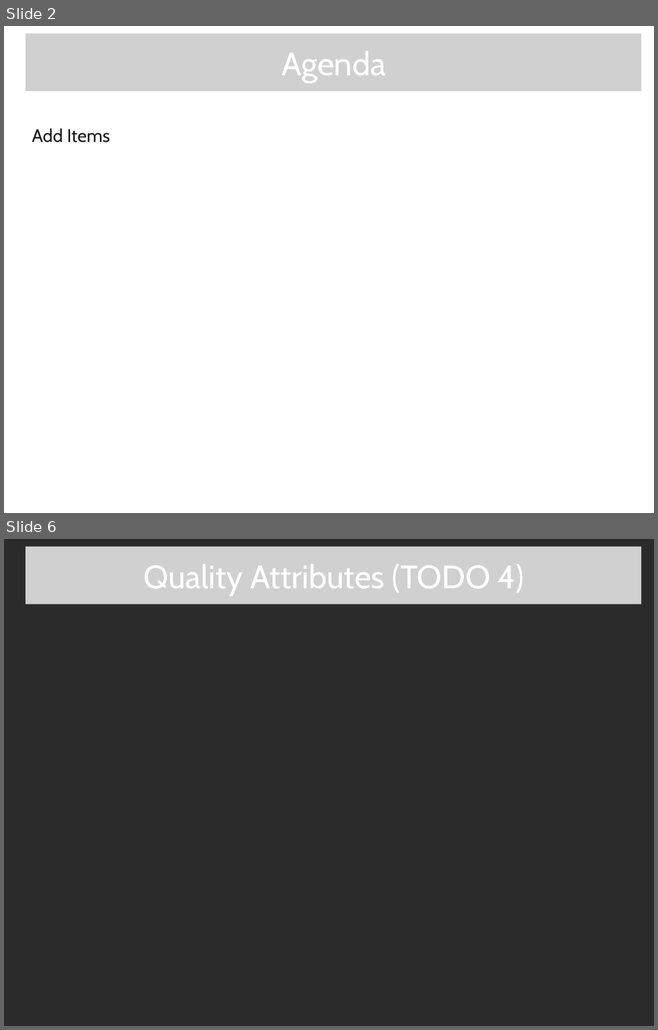
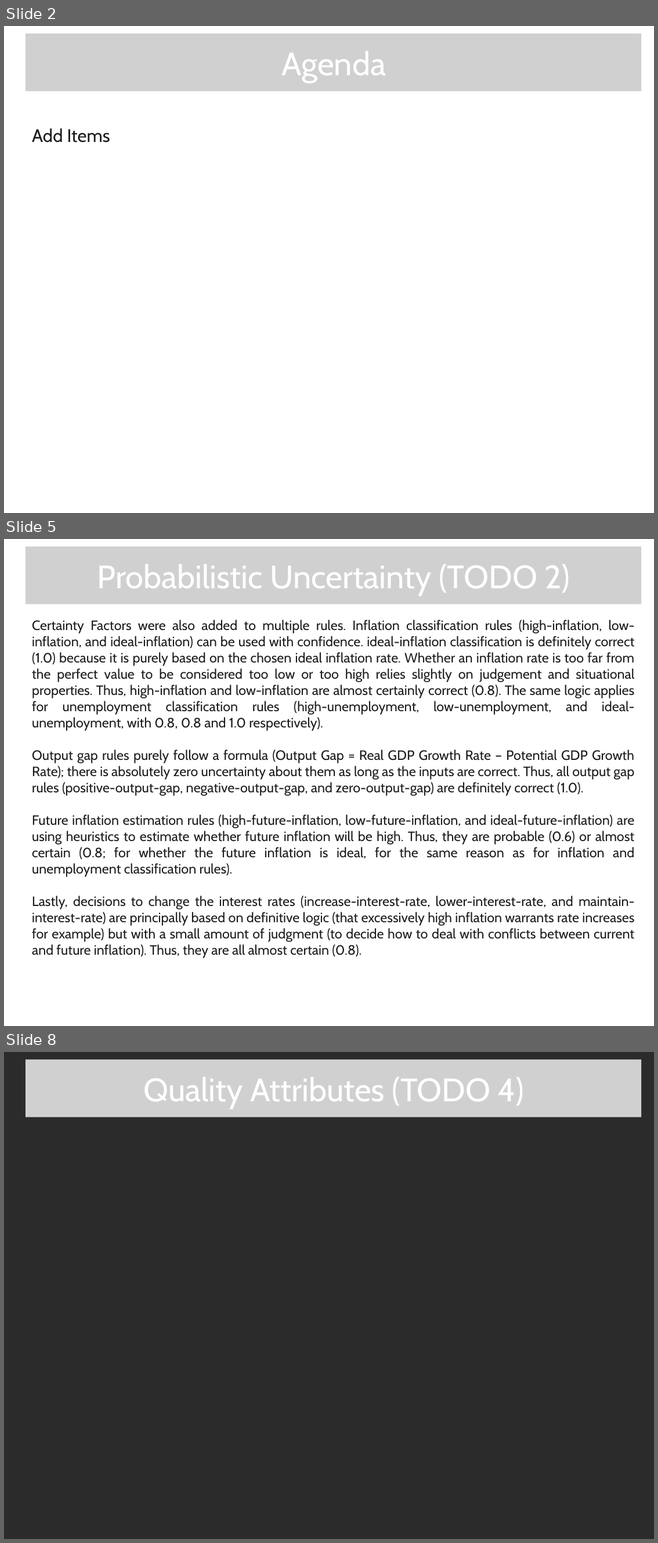
Before and after one commit to Mikachupichu/central-banking-expert-system, a slide deck: A-D2.pptx. Shown one above the other, each under a label of ours: slides 2 and 6 before the commit, slides 2, 5 and 8 after it; the slides between them are not shown. The pictures are 658x1030 and 658x1543 pixels, drawn with LibreOffice and Linux fonts; fonts in the diff are those of the drawing; grey boxes stand for pictures; background and template pictures are left out; a plain dark background stands for a picture behind light text. Boxes give left, top, right and bottom in pixels: in the first picture for what was removed or moved away, otherwise in the second. Text is boxed around its words. In the diff, an @@ line names an element or a change of style, - is before the commit and + after.

Commit message:
TODO 3

```diff
--- a/A-D2.pptx
+++ b/A-D2.pptx
@@ slide 5 added at [4,539,654,1026], background picture (left out) @@
@@ picture added at [25,546,641,604] @@
@@ text added at [97,564,570,595], 36 pt, text #FFFFFF @@
+Probabilistic Uncertainty (TODO 2)
@@ text added at [32,620,634,958], 15 pt, text #1C1C1C @@
+Certainty Factors were also added to multiple rules. Inflation classification rules (high-inflation, low-inflation, and ideal-inflation) can be used with confidence. ideal-inflation classification is definitely correct (1.0) because it is purely based on the chosen ideal inflation rate. Whether an inflation rate is too far from the perfect value to be considered too low or too high relies slightly on judgement and situational properties. Thus, high-inflation and low-inflation are almost certainly correct (0.8). The same logic applies for unemployment classification rules (high-unemployment, low-unemployment, and ideal-unemployment, with 0.8, 0.8 and 1.0 respectively).
+Output gap rules purely follow a formula (Output Gap = Real GDP Growth Rate – Potential GDP Growth Rate); there is absolutely zero uncertainty about them as long as the inputs are correct. Thus, all output gap rules (positive-output-gap, negative-output-gap, and zero-output-gap) are definitely correct (1.0).
+Future inflation estimation rules (high-future-inflation, low-future-inflation, and ideal-future-inflation) are using heuristics to estimate whether future inflation will be high. Thus, they are probable (0.6) or almost certain (0.8; for whether the future inflation is ideal, for the same reason as for inflation and unemployment classification rules).
+Lastly, decisions to change the interest rates (increase-interest-rate, lower-interest-rate, and maintain-interest-rate) are principally based on definitive logic (that excessively high inflation warrants rate increases for example) but with a small amount of judgment (to decide how to deal with conflicts between current and future inflation). Thus, they are all almost certain (0.8).
@@ what was slide 6 is now slide 8 @@
```
Also in this commit, not shown: 3 slides changed, 1 other slide added, 1 other file.
